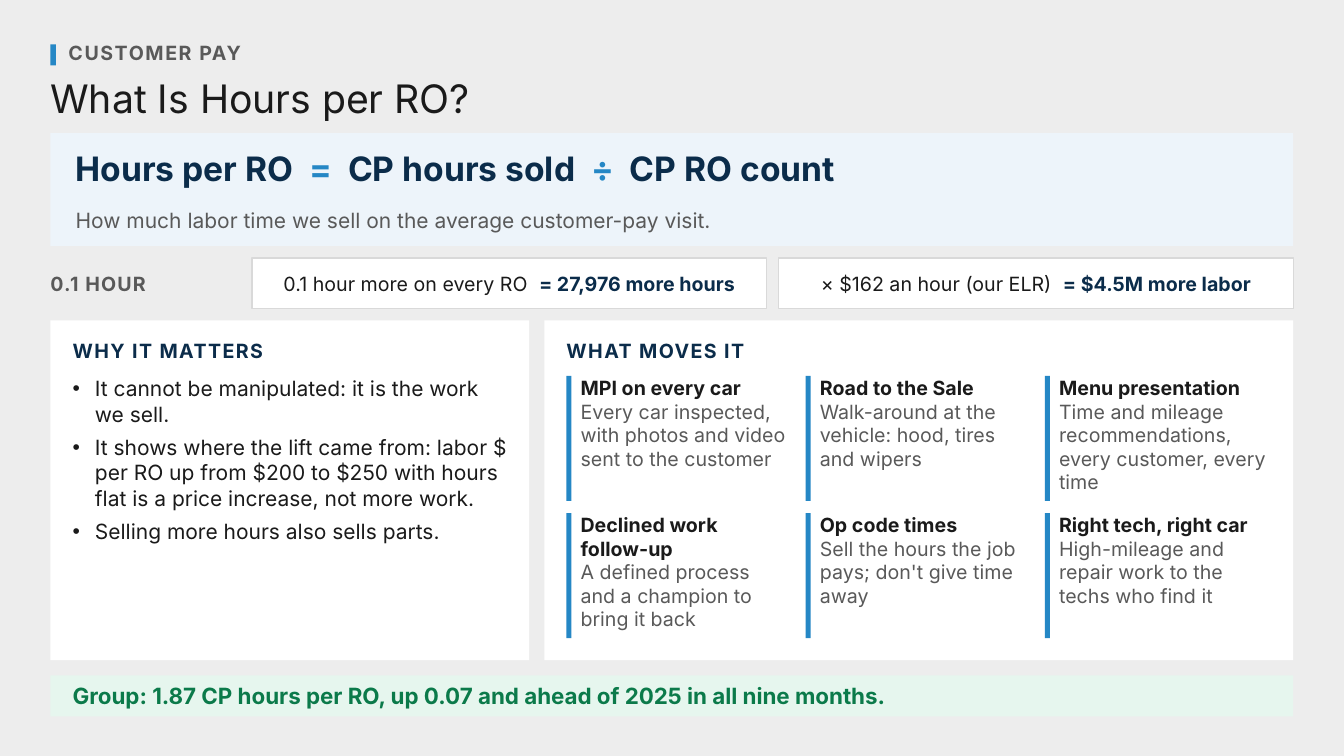
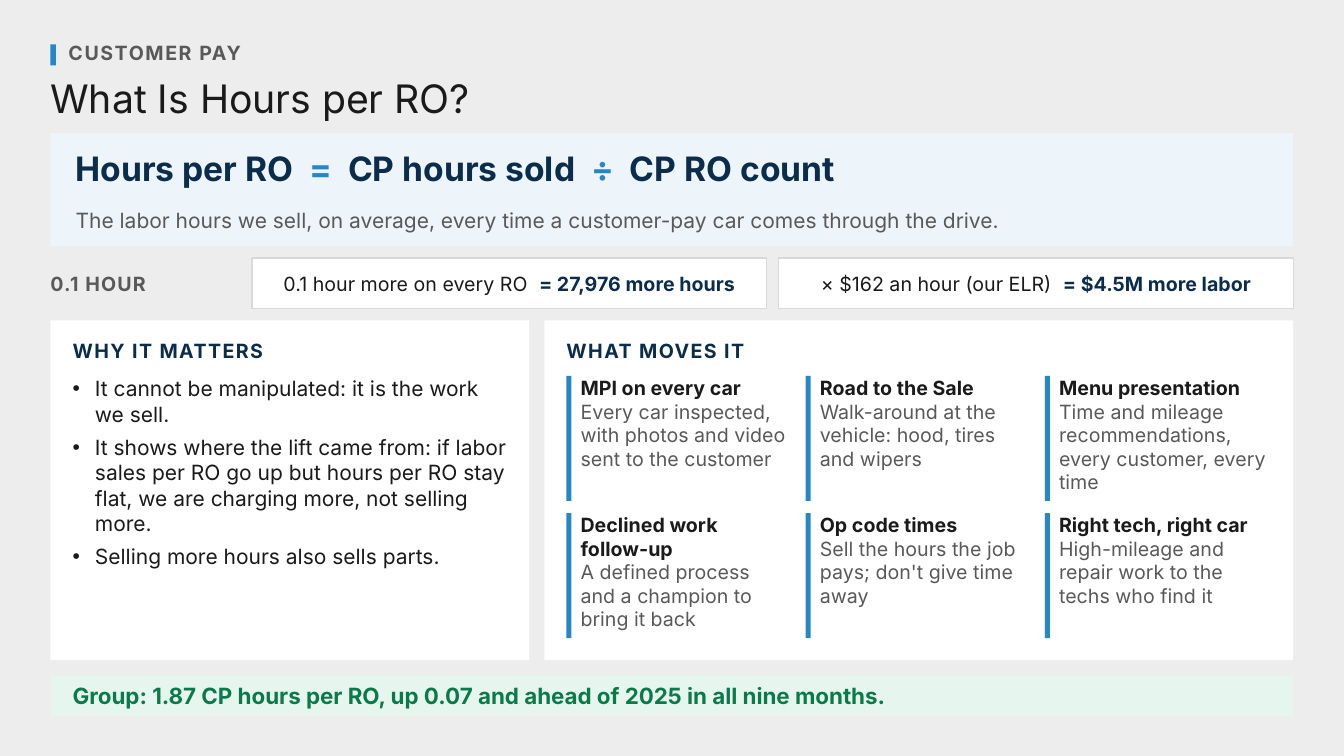
Before and after one commit to Ndresner/Noah, a slide deck: slide 56 of day2-deck/decks/Fixed Ops - Day 2 Example Test Deck.pptx. Drawn at 1344x756 pixels with LibreOffice and Linux fonts; fonts in the diff are those of the drawing. Boxes give left, top, right and bottom in pixels: in the first picture for what was removed or moved away, otherwise in the second. Text is boxed around its words. In the diff, an @@ line names an element or a change of style, - is before the commit and + after.

```diff
--- a/day2-deck/decks/Fixed Ops - Day 2 Example Test Deck.pptx
+++ b/day2-deck/decks/Fixed Ops - Day 2 Example Test Deck.pptx
@@ text at [76,212,999,233]: text changed @@
-How much labor time we sell on the average customer-pay visit.
+The labor hours we sell, on average, every time a customer-pay car comes through the drive.
@@ text at [95,439,506,532]: text changed @@
-• It shows where the lift came from: labor $ per RO up from $200 to $250 with hours flat is a price increase, not more work.
+• It shows where the lift came from: if labor sales per RO go up but hours per RO stay flat, we are charging more, not selling more.
```
Also in this commit, not shown: 3 other slides changed, 6 other files.
